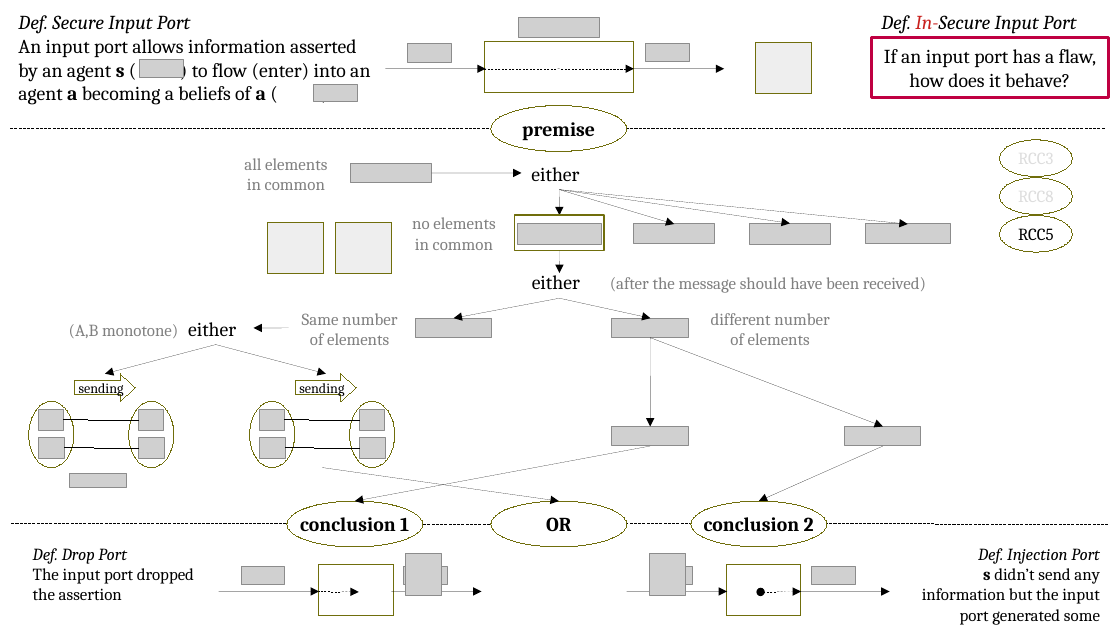
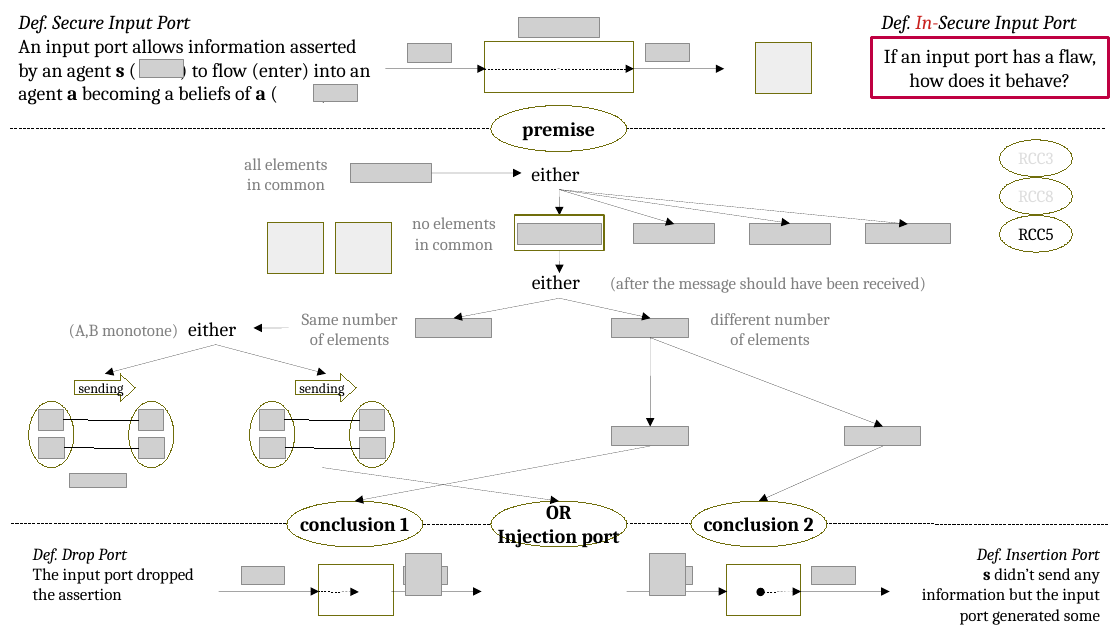
Before and after one commit to v-research/cybersecurity, a slide deck: slide 14 of images/v-research_tool-abf.odp. Drawn at 1120x630 pixels with LibreOffice and Linux fonts; fonts in the diff are those of the drawing; grey boxes stand for pictures; background and template pictures are left out. Boxes give left, top, right and bottom in pixels: in the first picture for what was removed or moved away, otherwise in the second. Text is boxed around its words. In the diff, an @@ line names an element or a change of style, - is before the commit and + after.

```diff
--- a/images/v-research_tool-abf.odp
+++ b/images/v-research_tool-abf.odp
@@ text in ellipse at (498,529,620,548): paragraph added @@
+Injection port
@@ text at (977,548,1100,564): text changed @@
-Def. Injection Port
+Def. Insertion Port
```
Also in this commit, not shown: 3 other slides changed, 7 other files.
